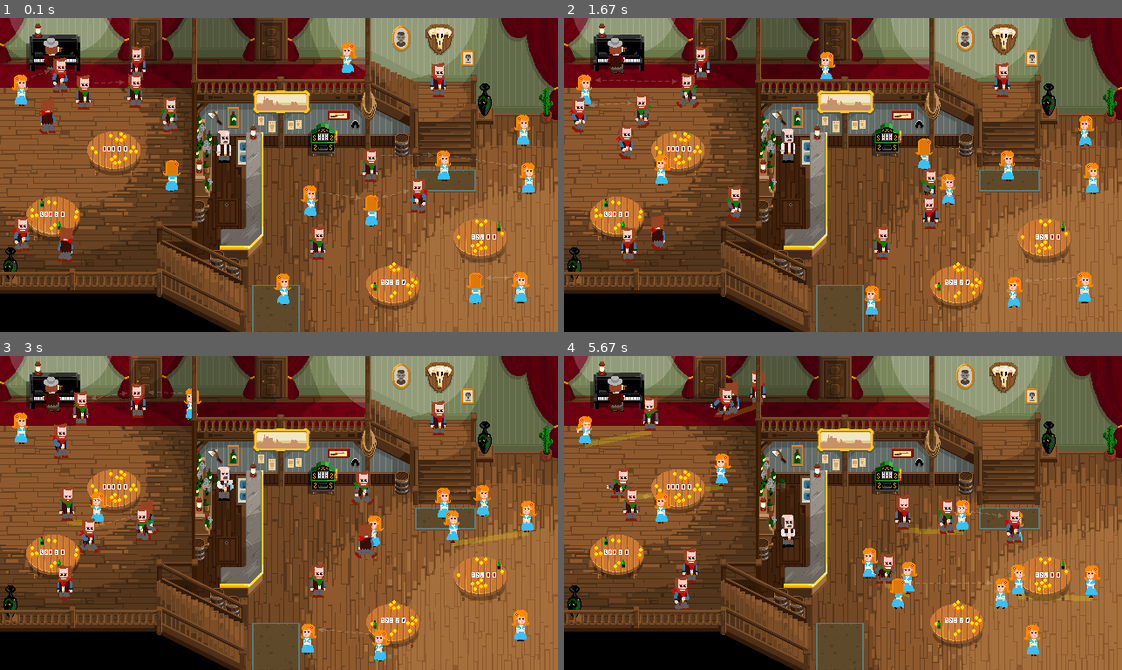
Above: before the commit, frames 1-4 (two rows, left to right).
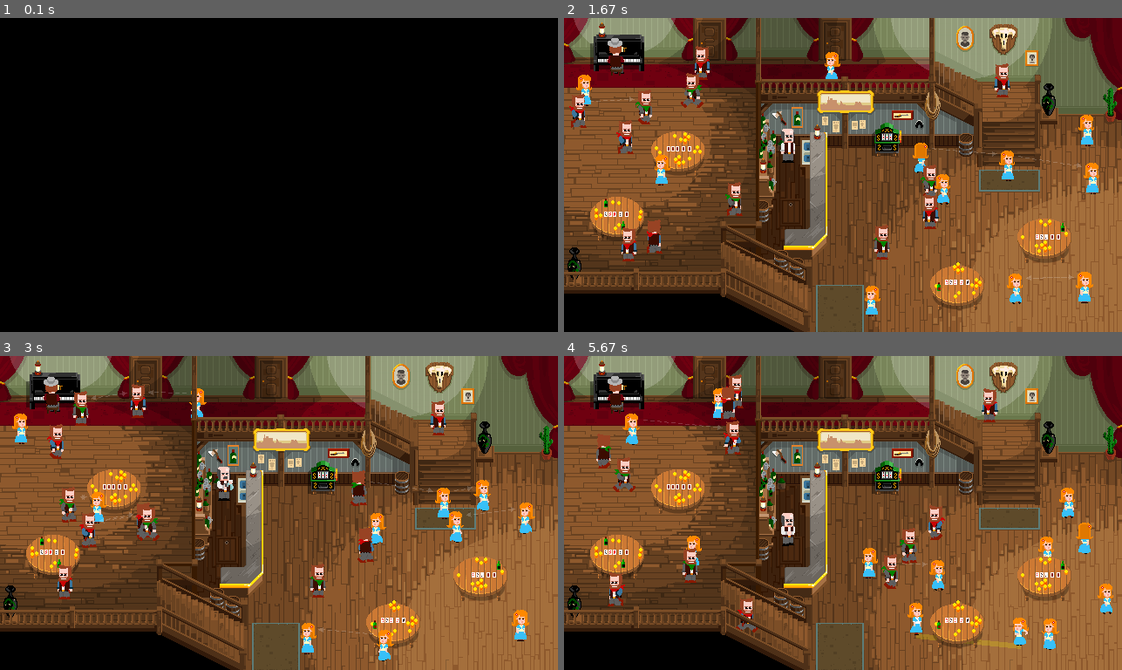
Above: after the commit, the same moments.

Repository: yboog/ragtime-rumble
Game: pygame game, started from drunkparanoia/drunkparanoia/__main__.py
The game is run twice, just before and just after one commit, with the same random seed, the same clock (stepped at 60 frames per second) and the same inputs.
Inputs:
- Up to frame 1 (0.1 s): no input
- Up to frame 2 (1.67 s): no input
- Up to frame 3 (3 s): no input
- Up to frame 4 (5.67 s): no input

The runs differ from the first frame. In frame 1, 95% of the frame differs, in the area x 0-100%, y 0-100%; in frame 2, 3.0%; in frame 3, 3.1%; in frame 4, 8.7%.

Commit message:
Sounds test

Diff:
--- a/drunkparanoia/drunkparanoia/character.py
+++ b/drunkparanoia/drunkparanoia/character.py
@@ -4,6 +4,7 @@
     DIRECTIONS, SPEED, COUNTDOWNS, HOLDABLE_ANIMATIONS)
 from drunkparanoia.config import LOOPING_ANIMATIONS, CHARACTER_STATUSES
 from drunkparanoia.coordinates import Coordinates, get_box, distance
+from drunkparanoia.io import play_sound
 from drunkparanoia.pathfinding import shortest_path, points_to_direction
 
 
@@ -94,7 +95,9 @@
 
     def vomit(self):
         self.stop()
+        play_sound('resources/sounds/vomit.wav')
         self.spritesheet.animation = 'vomit'
+
         self.spritesheet.index = 0
         self.vomit_count_down = random.randrange(
             COUNTDOWNS.VOMIT_MIN, COUNTDOWNS.VOMIT_MAX)
@@ -225,6 +228,7 @@
         black_screen = black_screen and self.scene.apply_black_screen(
             self, target)
         self.stop()
+        play_sound('resources/sounds/colt.wav')
         if black_screen:
             self.status = CHARACTER_STATUSES.FREE
             self.spritesheet.animation = 'idle'
@@ -270,6 +274,7 @@
             target.aim(self)
             target.duel_target = self
             target.path = None
+            play_sound('resources/sounds/woosh.wav')
             return
 
     def request_interaction(self):
--- a/drunkparanoia/drunkparanoia/config.py
+++ b/drunkparanoia/drunkparanoia/config.py
@@ -48,14 +48,14 @@
     MESSAGE_FADEOFF_DURATION = 35
     ACTION_COOLDOWN = 15
     VOMIT_MIN = 500
-    VOMIT_MAX = 1500
+    VOMIT_MAX = 3000
     COMA_MIN = 500
     COMA_MAX = 10000
     COOLDOWN_MIN = 50
     COOLDOWN_MAX = 300
     COOLDOWN_PROBABILITY = 2
-    DUEL_CHECK_MIN = 125
-    DUEL_CHECK_MAX = 400
+    DUEL_CHECK_MIN = 300
+    DUEL_CHECK_MAX = 800
     DUEL_RELEASE_TIME_MIN = 10
     DUEL_RELEASE_TIME_MAX = 95
     BLACK_SCREEN = 92
--- a/drunkparanoia/drunkparanoia/io.py
+++ b/drunkparanoia/drunkparanoia/io.py
@@ -8,12 +8,15 @@
 from drunkparanoia.joystick import get_current_commands
 
 
+
+_ambiance_channel = None
 _animation_store = {}
 _image_store = {}
 _name_generators = {}
 _death_sentences_generators = {}
 _kill_sentences_generators = {}
 _variants = {}
+_sounds = {}
 
 
 def choice_random_name(gender):
@@ -224,6 +227,54 @@
         return json.load(f)
 
 
+def load_sound(filename):
+    if sound := _sounds.get(filename):
+        return sound
+    try:
+        filepath = f'{GAMEROOT}/{filename}'
+        _sounds[filename] = pygame.mixer.Sound(filepath)
+        return _sounds[filename]
+    except FileNotFoundError as e:
+        msg = f"No such file or directory: {filepath}"
+        raise FileNotFoundError(msg) from e
+
+
+def play_music(filename):
+    pygame.mixer.music.load(f'{GAMEROOT}/{filename}')
+    pygame.mixer.music.play()
+
+
+def stop_music():
+    pygame.mixer.music.stop()
+    pygame.mixer.music.unload()
+
+
+def play_ambiance(filename):
+    global _ambiance_channel
+    if not _ambiance_channel:
+        _ambiance_channel = pygame.mixer.find_channel()
+    _ambiance_channel.play(load_sound(filename))
+
+
+def stop_ambiance():
+    if not _ambiance_channel:
+        return
+    _ambiance_channel.stop()
+
+
+def play_sound(filename):
+    load_sound(filename).play()
+
+
+def stop_sound(filename):
+    if (sound := _sounds.get(filename)):
+        sound.stop()
+        sound.stop()
+        sound.stop()
+        sound.stop()
+        sound.stop()
+
+
 def image_mirror(id_, horizontal=True, vertical=False):
     if not _image_store.get(id_):
         raise ValueError(f'Unknown image id {id_}. Cannot generate a mirror.')
--- a/drunkparanoia/drunkparanoia/player.py
+++ b/drunkparanoia/drunkparanoia/player.py
@@ -2,6 +2,7 @@
 from drunkparanoia.joystick import get_pressed_direction, get_current_commands
 from drunkparanoia.config import (
     LOOPING_ANIMATIONS, CHARACTER_STATUSES, COUNTDOWNS)
+from drunkparanoia.io import play_sound
 
 
 class Player:
@@ -47,6 +48,9 @@
 
         if self.bullet_cooldown > 0:
             self.bullet_cooldown -= 1
+
+        if self.bullet_cooldown == 1:
+            play_sound('resources/sounds/coltclick.wav')
 
         if self.action_cooldown > 0:
             self.action_cooldown -= 1
--- a/drunkparanoia/drunkparanoia/render.py
+++ b/drunkparanoia/drunkparanoia/render.py
@@ -301,15 +301,9 @@
     return vector[0] / divisor, vector[1] / divisor
 
 
-def get_segment_length(p1, p2):
-    x1, y1 = p1
-    x2, y2 = p2
-    return math.sqrt((x2 - x1) ** 2 + (y2 - y1) ** 2)
-
-
 def draw_dashed_line(surface, color, p1, p2, width=1, dash_length=4):
     dist = distance(p1, p2)
-    if get_segment_length(p1, p2) < dist:
+    if dist < dash_length:
         pygame.draw.line(surface, color, p1, p2, width)
         return
 
--- a/drunkparanoia/drunkparanoia/scene.py
+++ b/drunkparanoia/drunkparanoia/scene.py
@@ -16,7 +16,9 @@
 from drunkparanoia.duel import find_possible_duels
 from drunkparanoia.io import (
     load_image, load_data, quit_event, list_joysticks, image_mirror,
-    choice_kill_sentence, choice_random_name)
+    choice_kill_sentence, choice_random_name, play_music, stop_music,
+    play_sound, stop_sound,
+    play_ambiance, stop_ambiance)
 from drunkparanoia.joystick import get_current_commands
 from drunkparanoia.npc import Npc, Pianist, Barman
 from drunkparanoia.player import Player
@@ -83,6 +85,8 @@
     with open(filepath, 'r') as f:
         data = json.load(f)
     scene = Scene()
+    scene.ambiance = data['ambiance']
+    scene.music = data['music']
     scene.character_number = data['character_number']
     scene.name = data['name']
     scene.vfx = data['vfx']
@@ -162,6 +166,8 @@
         self.scene = load_scene(self.scene_path)
         self.status = LOOP_STATUSES.DISPATCHING
         self.dispatcher = PlayerDispatcher(self.scene, self.joysticks)
+        stop_ambiance()
+        play_sound('resources/sounds/dispatcher_sound.ogg')
 
     def __next__(self):
         self.done = self.done or quit_event()
@@ -172,12 +178,15 @@
                 next(self.scene)
                 self.clock.tick(60)
                 if self.scene.ultime_showdown:
+                    stop_sound(self.scene.ambiance)
+                    stop_sound(self.scene.music)
                     self.status = LOOP_STATUSES.LAST_KILL
 
             case LOOP_STATUSES.DISPATCHING:
                 next(self.dispatcher)
                 self.clock.tick(60)
                 if self.dispatcher.done:
+                    stop_sound('resources/sounds/dispatcher_sound.ogg')
                     self.start_game()
 
             case LOOP_STATUSES.LAST_KILL:
@@ -213,6 +222,10 @@
             self.scene.build_character()
         self.scene.create_npcs()
         self.status = LOOP_STATUSES.BATTLE
+        import time
+        time.sleep(0.1)
+        play_sound(self.scene.ambiance)
+        play_sound(self.scene.music)
 
 
 class PlayerDispatcher:
--- a/drunkparanoia/resources/scenes/saloon.json
+++ b/drunkparanoia/resources/scenes/saloon.json
@@ -1,6 +1,8 @@
 {
   "character_number": 24,
   "name": "saloon",
+  "music": "resources/sounds/ragtime.ogg",
+  "ambiance": "resources/sounds/ambiance_saloon.ogg",
   "paths": [
     {
       "points": [
Not shown, added: drunkparanoia/resources/sounds/ambiance_saloon.ogg
Not shown, added: drunkparanoia/resources/sounds/colt.wav
Not shown, added: drunkparanoia/resources/sounds/coltclick.wav
Not shown, added: drunkparanoia/resources/sounds/dispatcher_sound.ogg
Not shown, added: drunkparanoia/resources/sounds/ragtime.ogg
Not shown, added: drunkparanoia/resources/sounds/vomit.wav
Not shown, added: drunkparanoia/resources/sounds/woosh.wav
